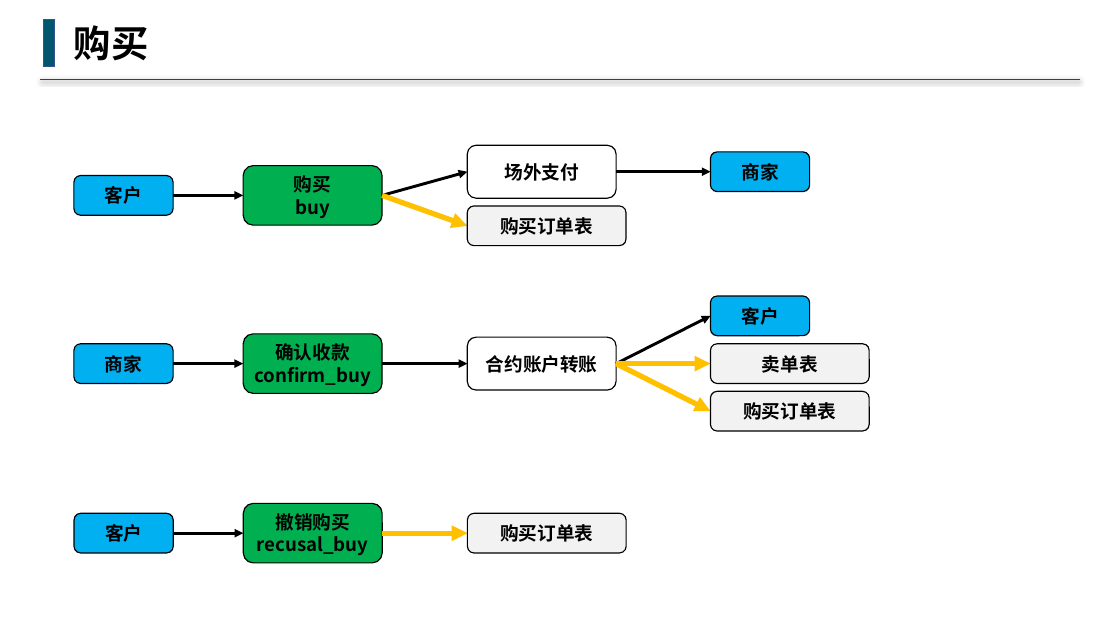
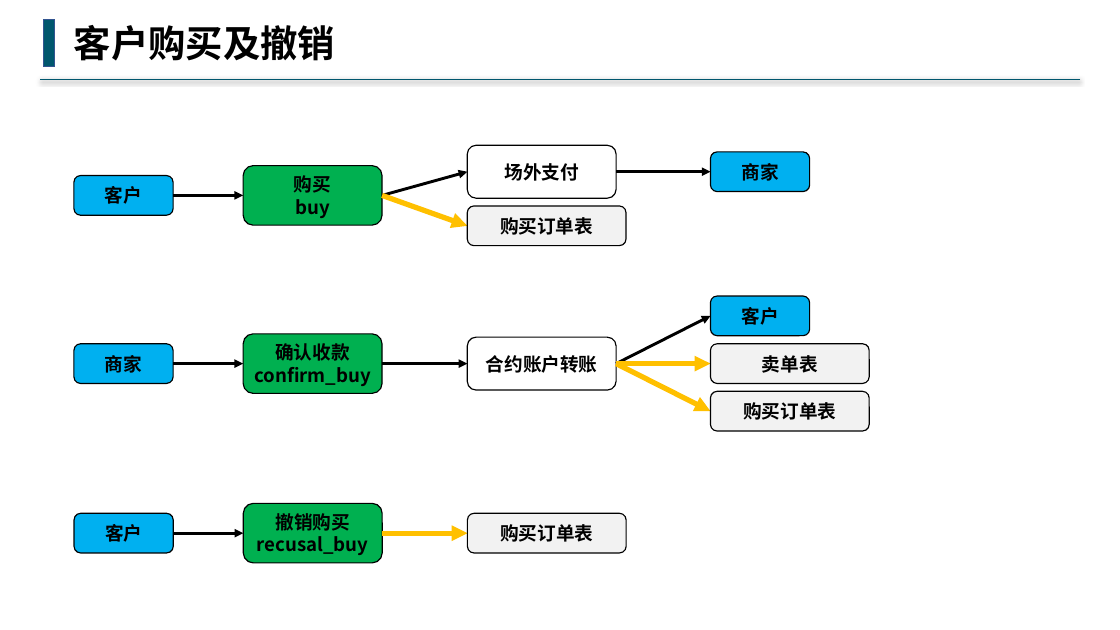
Before and after one commit to buddhachain/buddhaContract, a slide deck: slide 7 of doc/09.场外交易.pptx (slide 8 before the commit). Drawn at 1120x630 pixels with LibreOffice and Linux fonts; fonts in the diff are those of the drawing. Boxes give left, top, right and bottom in pixels: in the first picture for what was removed or moved away, otherwise in the second. Text is boxed around its words. In the diff, an @@ line names an element or a change of style, - is before the commit and + after.

```diff
--- a/doc/09.场外交易.pptx
+++ b/doc/09.场外交易.pptx
@@ text at (x1=74, y1=25, x2=335, y2=61): text changed @@
-购买
+客户购买及撤销
```
Also in this commit, not shown: 8 other slides changed.
